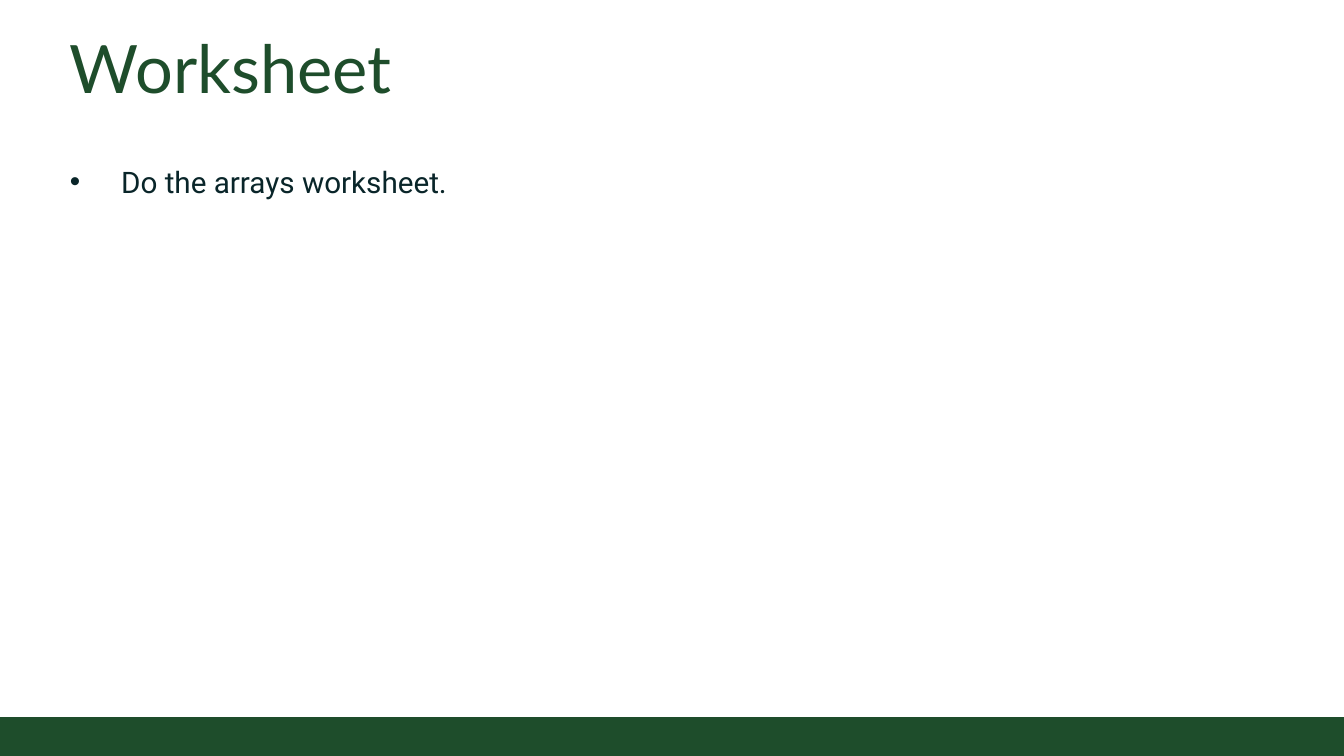
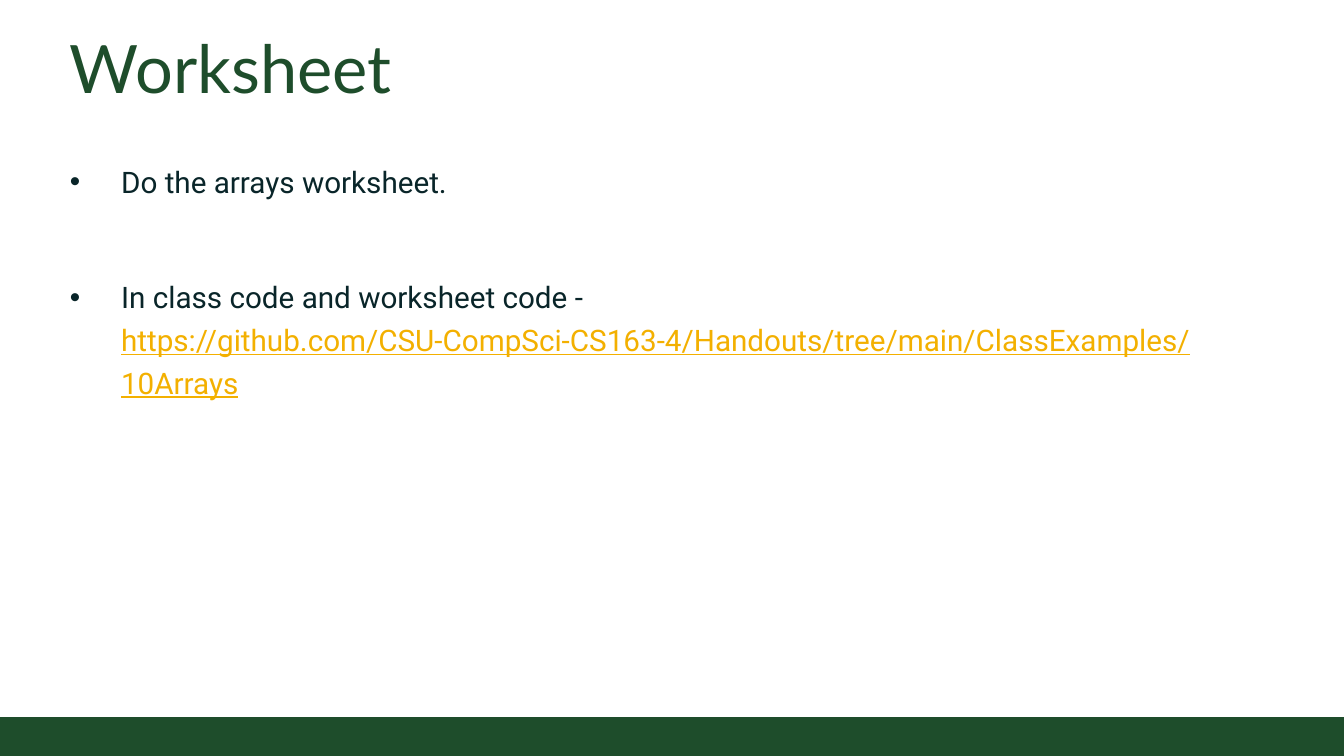
Before and after one commit to CSU-CompSci-CS163-4/Handouts, a slide deck: slide 13 of slides/On-Campus/10_03_Arrays.pptx (slide 12 before the commit). Drawn at 1344x756 pixels with LibreOffice and Linux fonts; fonts in the diff are those of the drawing; background and template pictures are left out. Boxes give left, top, right and bottom in pixels: in the first picture for what was removed or moved away, otherwise in the second. Text is boxed around its words. In the diff, an @@ line names an element or a change of style, - is before the commit and + after.

```diff
--- a/slides/On-Campus/10_03_Arrays.pptx
+++ b/slides/On-Campus/10_03_Arrays.pptx
@@ text at [121,285,1190,357]: paragraph added @@
+• In class code and worksheet code - https://github.com/CSU-CompSci-CS163-4/Handouts/tree/main/ClassExamples/10Arrays
```
